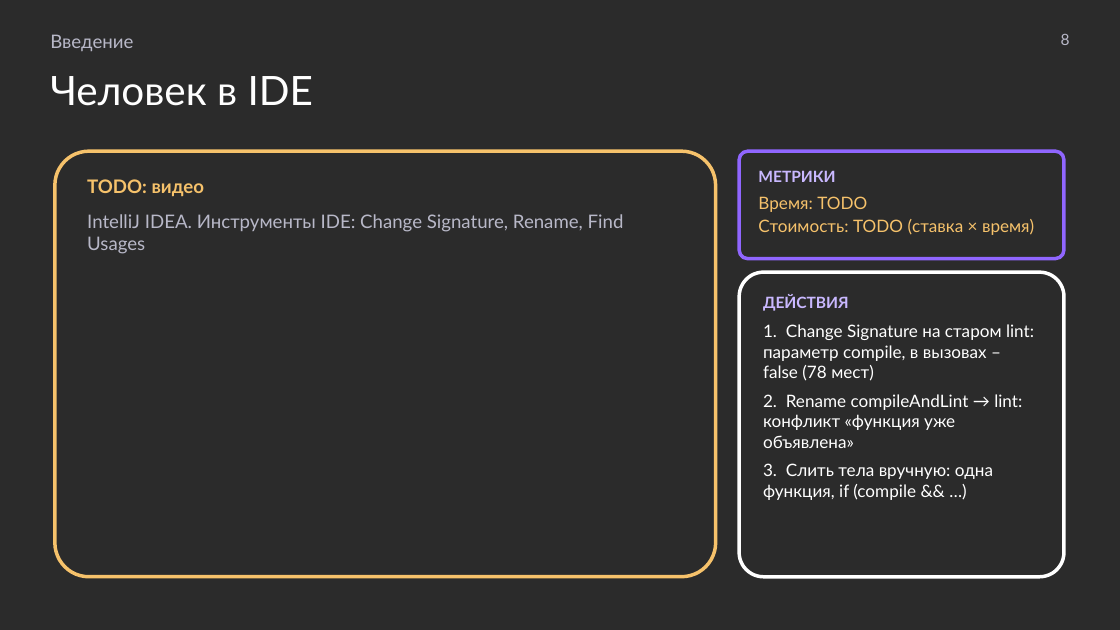
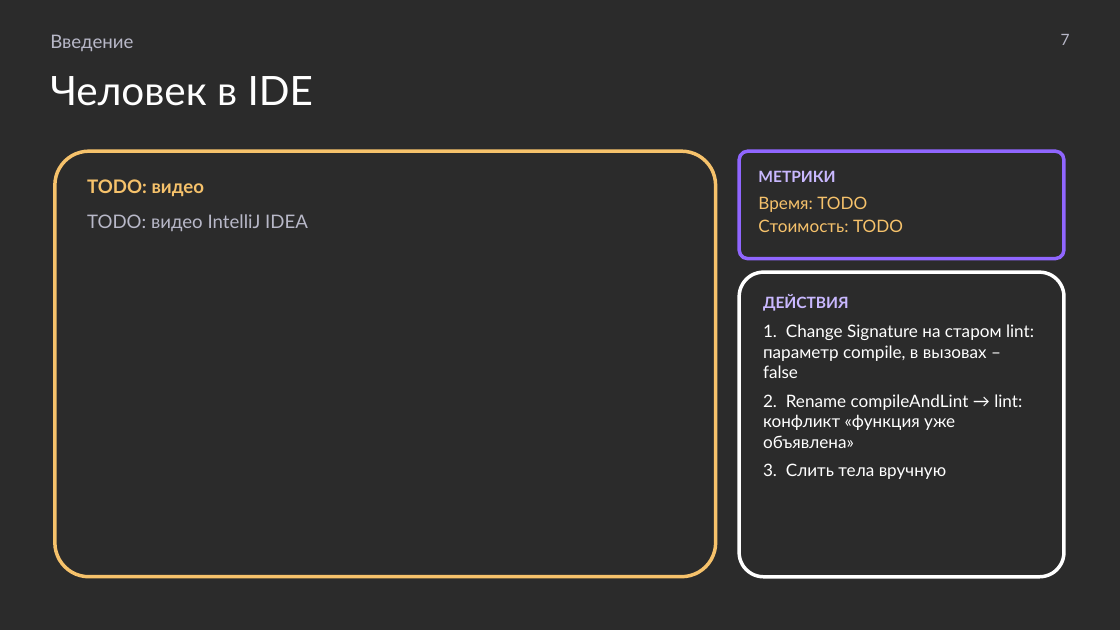
Before and after one commit to MchKosticyn/ide-refactoring-in-ai-agents, a slide deck: slide 7 of Доклад_ Рефакторинг в ИИ-агентах.pptx (slide 8 before the commit). Drawn at 1120x630 pixels with LibreOffice and Linux fonts; fonts in the diff are those of the drawing; background and template pictures are left out; a plain dark background stands for a picture behind light text. Boxes give left, top, right and bottom in pixels: in the first picture for what was removed or moved away, otherwise in the second. Text is boxed around its words. In the diff, an @@ line names an element or a change of style, - is before the commit and + after.

Commit message:
Presentation after review: one-tier plan slides, single case slide, metrics strip on every run, LSP pros/cons, protocol-level wording, dry copy; sync plan

```diff
--- a/Доклад_ Рефакторинг в ИИ-агентах.pptx
+++ b/Доклад_ Рефакторинг в ИИ-агентах.pptx
@@ text at (1061, 34, 1070, 45): text changed @@
-8
+7
@@ text in rounded rectangle at (87, 214, 308, 231): text changed @@
-IntelliJ IDEA. Инструменты IDE: Change Signature, Rename, Find Usages
+TODO: видео IntelliJ IDEA
@@ text in rounded rectangle at (758, 219, 903, 232): text changed @@
-Стоимость: TODO (ставка × время)
+Стоимость: TODO
@@ text in rounded rectangle at (763, 324, 1034, 378): text changed @@
-1. Change Signature на старом lint: параметр compile, в вызовах – false (78 мест)
+1. Change Signature на старом lint: параметр compile, в вызовах – false
@@ text in rounded rectangle at (763, 463, 946, 479): text changed @@
-3. Слить тела вручную: одна функция, if (compile && …)
+3. Слить тела вручную
```
Also in this commit, not shown: 28 other slides changed, 8 slides added, 9 slides removed, 2 other files.
